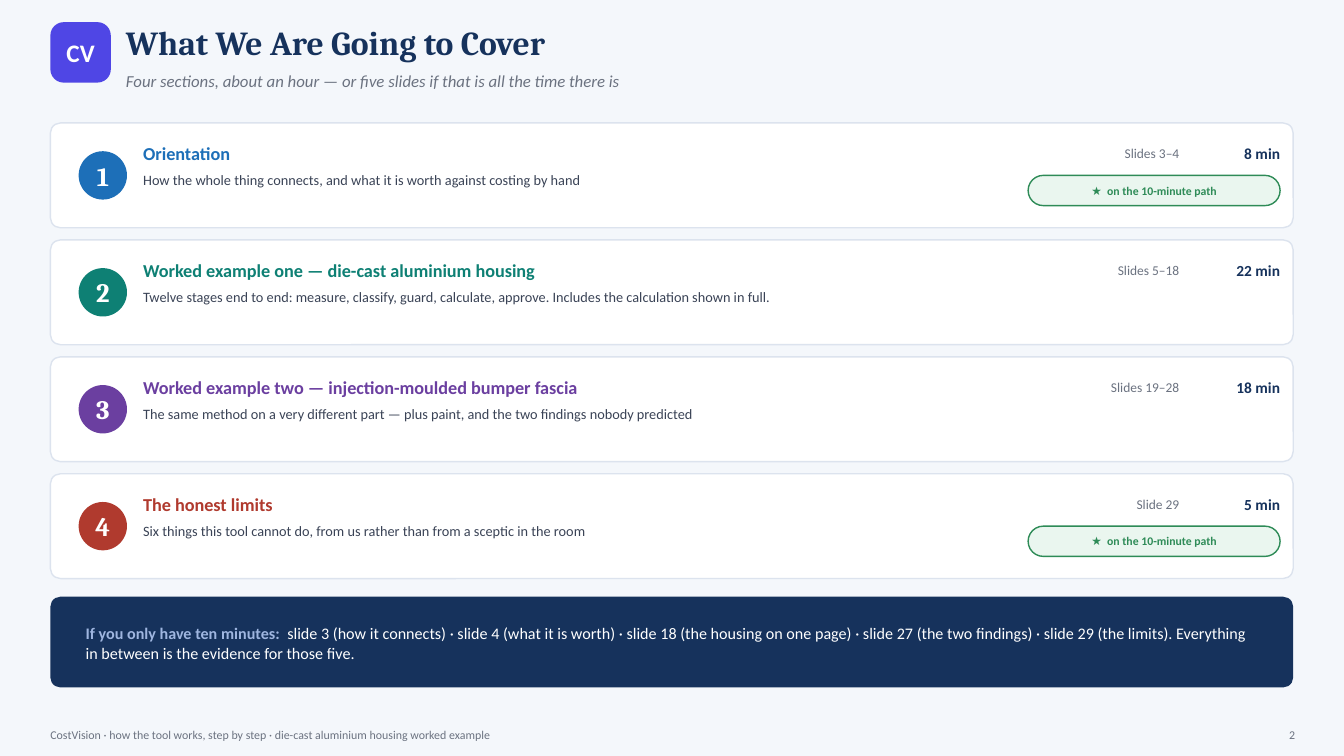
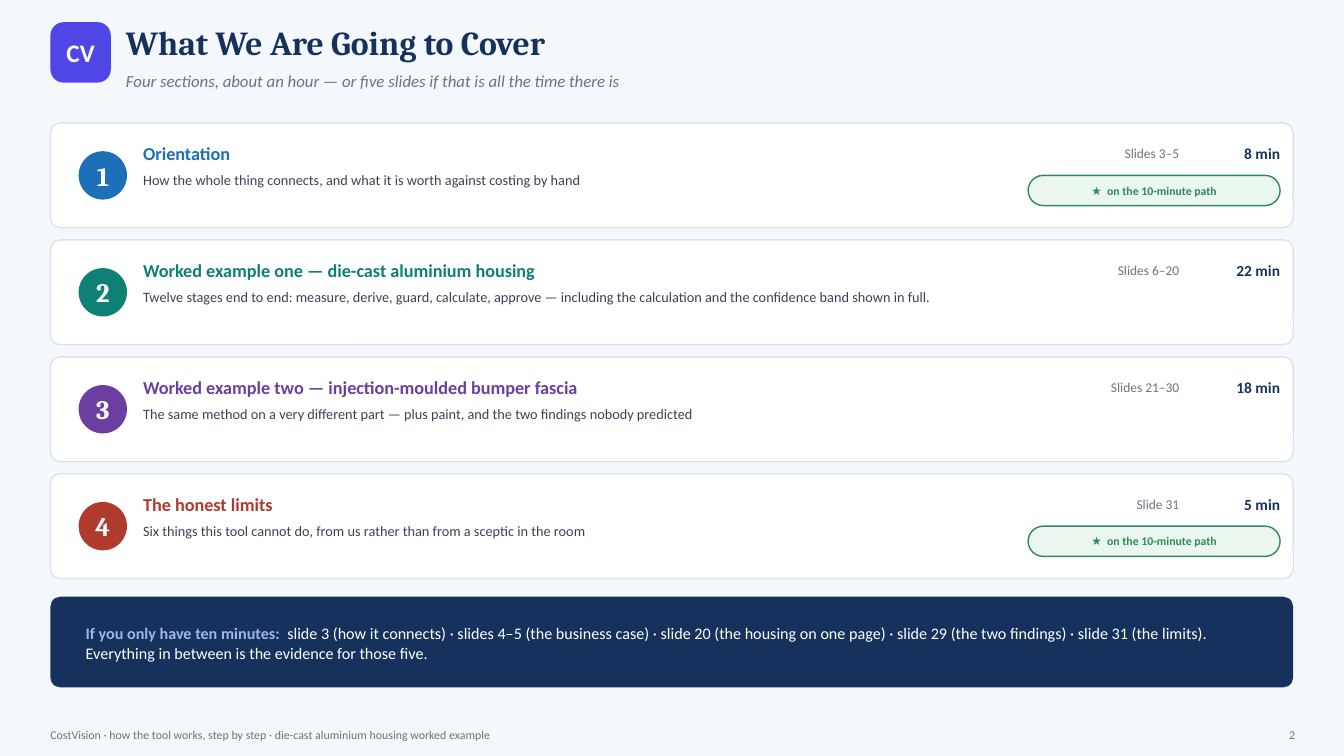
Before and after one commit to bhosaleavinash546/leamington-marathi, a slide deck: slide 2 of CostVision-Workflow-Explained.pptx. Drawn at 1344x756 pixels with LibreOffice and Linux fonts; fonts in the diff are those of the drawing. Boxes give left, top, right and bottom in pixels: in the first picture for what was removed or moved away, otherwise in the second. Text is boxed around its words. In the diff, an @@ line names an element or a change of style, - is before the commit and + after.

```diff
--- a/CostVision-Workflow-Explained.pptx
+++ b/CostVision-Workflow-Explained.pptx
@@ text at (x1=1125, y1=148, x2=1179, y2=158): text changed @@
-Slides 3–4
+Slides 3–5
@@ text at (x1=1118, y1=265, x2=1179, y2=275): text changed @@
-Slides 5–18
+Slides 6–20
@@ text at (x1=143, y1=292, x2=930, y2=305): text changed @@
-Twelve stages end to end: measure, classify, guard, calculate, approve. Includes the calculation shown in full.
+Twelve stages end to end: measure, derive, guard, calculate, approve — including the calculation and the confidence band shown in full.
@@ text at (x1=1111, y1=382, x2=1179, y2=392): text changed @@
-Slides 19–28
+Slides 21–30
@@ text at (x1=1137, y1=499, x2=1180, y2=509): text changed @@
-Slide 29
+Slide 31
@@ text at (x1=86, y1=627, x2=1207, y2=662): text changed @@
-If you only have ten minutes: slide 3 (how it connects) · slide 4 (what it is worth) · slide 18 (the housing on one page) · slide 27 (the two findings) · slide 29 (the limits). Everything in between is the evidence for those five.
+If you only have ten minutes: slide 3 (how it connects) · slides 4–5 (the business case) · slide 20 (the housing on one page) · slide 29 (the two findings) · slide 31 (the limits). Everything in between is the evidence for those five.
```
Also in this commit, not shown: 27 other slides changed, 2 slides added, 1 other file.
